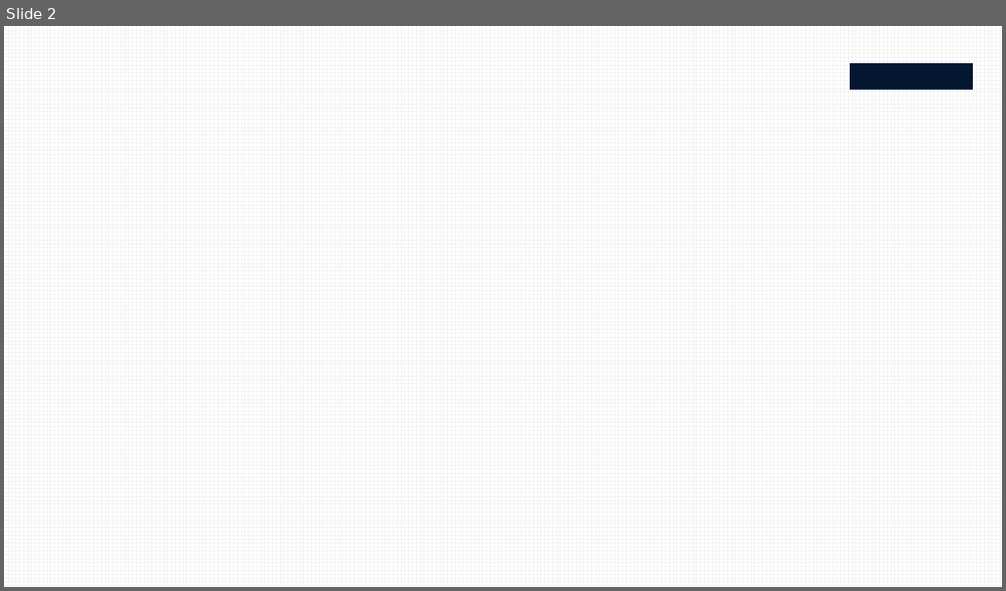
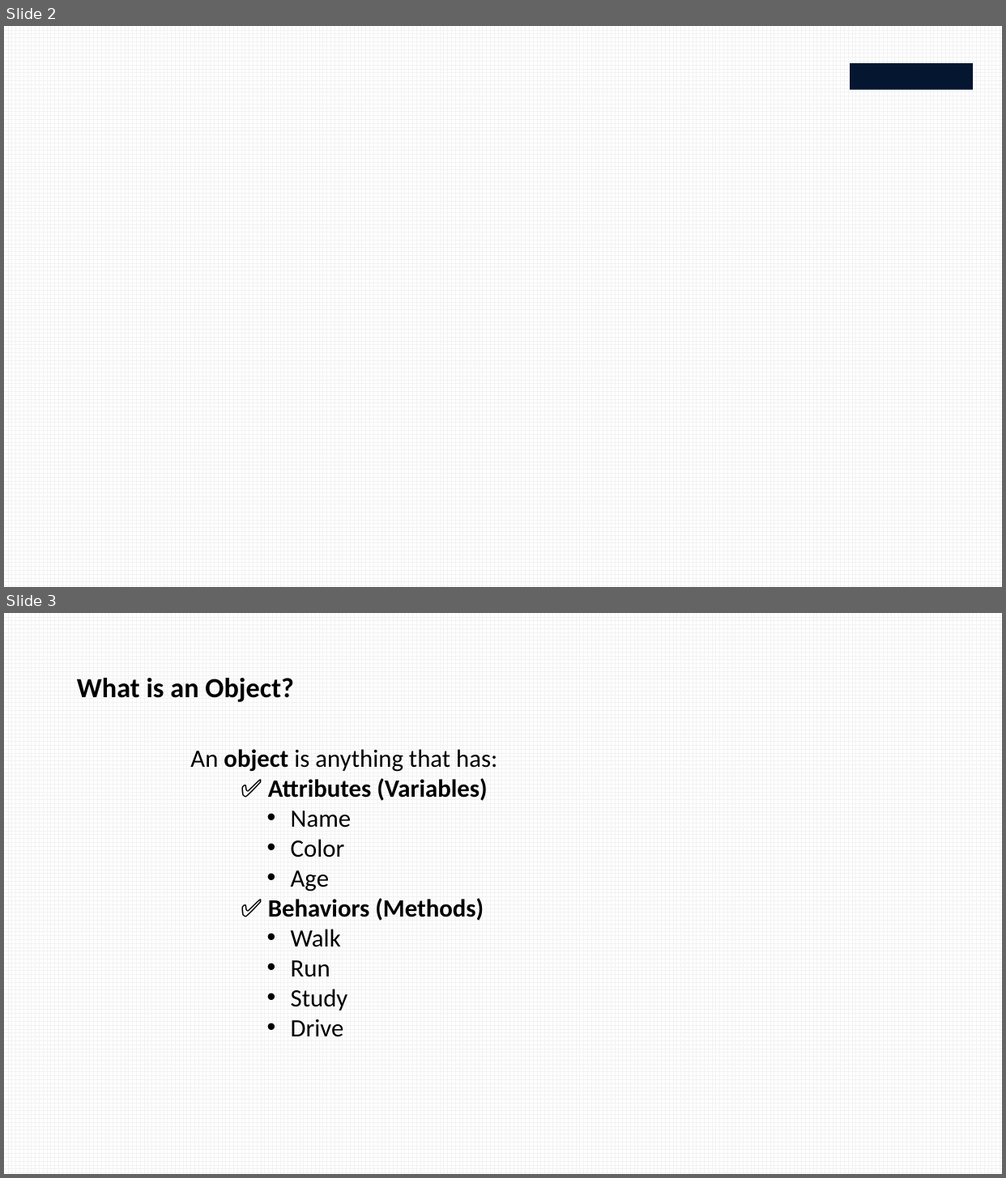
Before and after one commit to chamsi-am/python-course, a slide deck: course/course8.pptx. Shown one above the other, each under a label of ours: slide 2 before the commit, slides 2 and 3 after it. The pictures are 1006x591 and 1006x1178 pixels, drawn with LibreOffice and Linux fonts; fonts in the diff are those of the drawing; background and template pictures are left out. Boxes give left, top, right and bottom in pixels: in the first picture for what was removed or moved away, otherwise in the second. Text is boxed around its words. In the diff, an @@ line names an element or a change of style, - is before the commit and + after.

```diff
--- a/course/course8.pptx
+++ b/course/course8.pptx
@@ slide 3 added at (4, 613, 1002, 1174), background pattern #F2F2F2 on #FFFFFF @@
@@ text added at (77, 678, 294, 702), 20 pt, text #000000, bold @@
+What is an Object?
@@ text added at (190, 749, 497, 1037), 18 pt, text #000000 @@
+An object is anything that has:
+  ✅ Attributes (Variables)
+    • Name
+    • Color
+    • Age
+  ✅ Behaviors (Methods)
+    • Walk
+    • Run
+    • Study
+    • Drive
```
Also in this commit, not shown: 1 slide changed, 5 other slides added, 8 slides removed.
